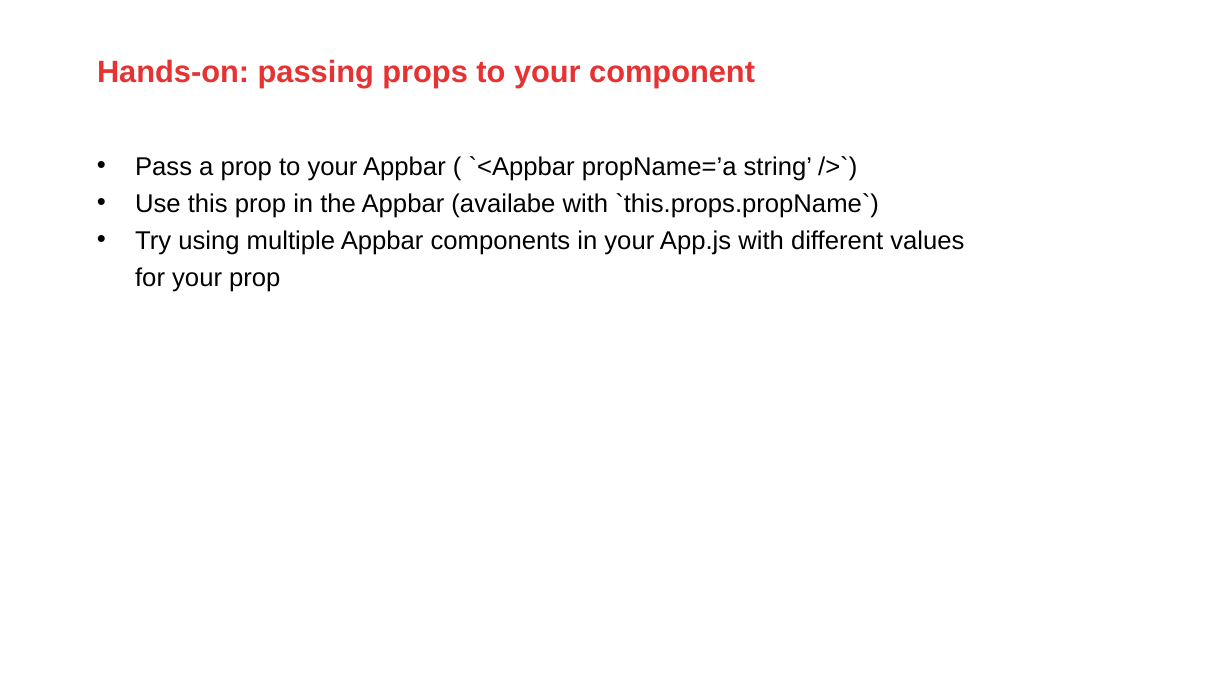
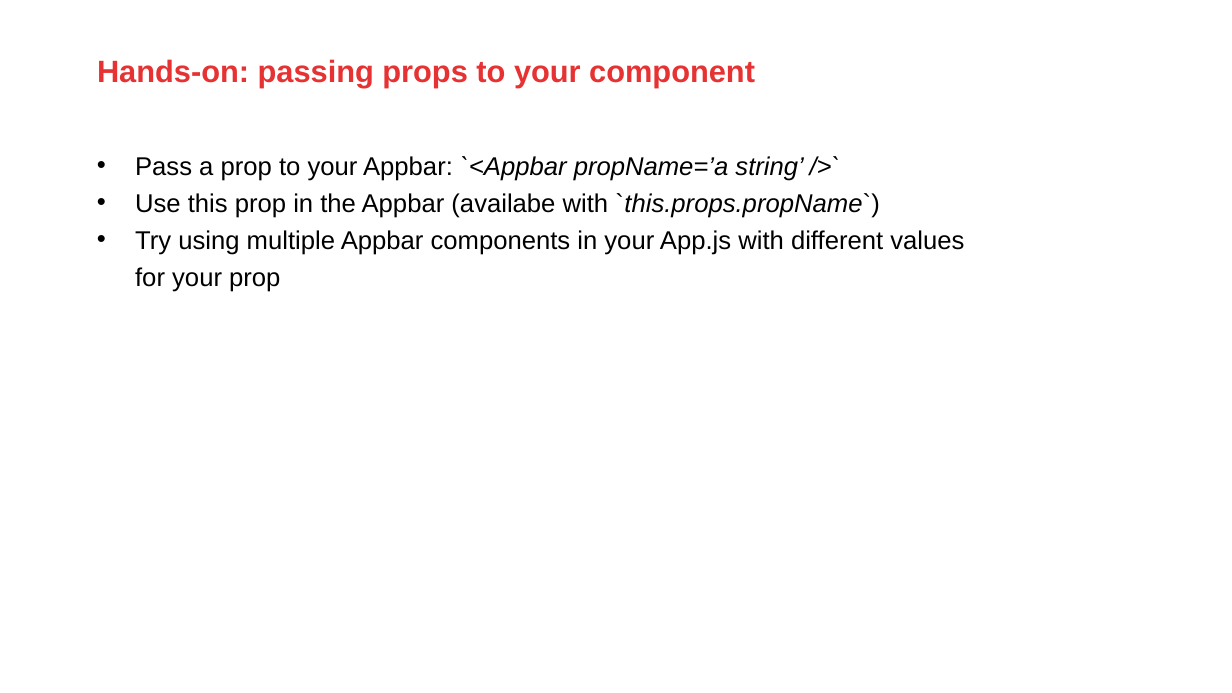
Before and after one commit to AMIS-Services/react-series, a slide deck: slide 12 of sig1/slides/SIG react 1.pptx (slide 11 before the commit). Drawn at 1232x693 pixels with LibreOffice and Linux fonts; fonts in the diff are those of the drawing; background and template pictures are left out. Boxes give left, top, right and bottom in pixels: in the first picture for what was removed or moved away, otherwise in the second. Text is boxed around its words. In the diff, an @@ line names an element or a change of style, - is before the commit and + after.

```diff
--- a/sig1/slides/SIG react 1.pptx
+++ b/sig1/slides/SIG react 1.pptx
@@ text at bbox=[135, 156, 803, 181]: text changed; italic on @@
-• Pass a prop to your Appbar ( `<Appbar propName=’a string’ />`)
+• Pass a prop to your Appbar: `<Appbar propName=’a string’ />`
@@ text at bbox=[135, 193, 880, 218]: italic on in "`this.props.propName`)" @@
```
Also in this commit, not shown: 7 other slides changed, 1 slide added, 21 other files.
